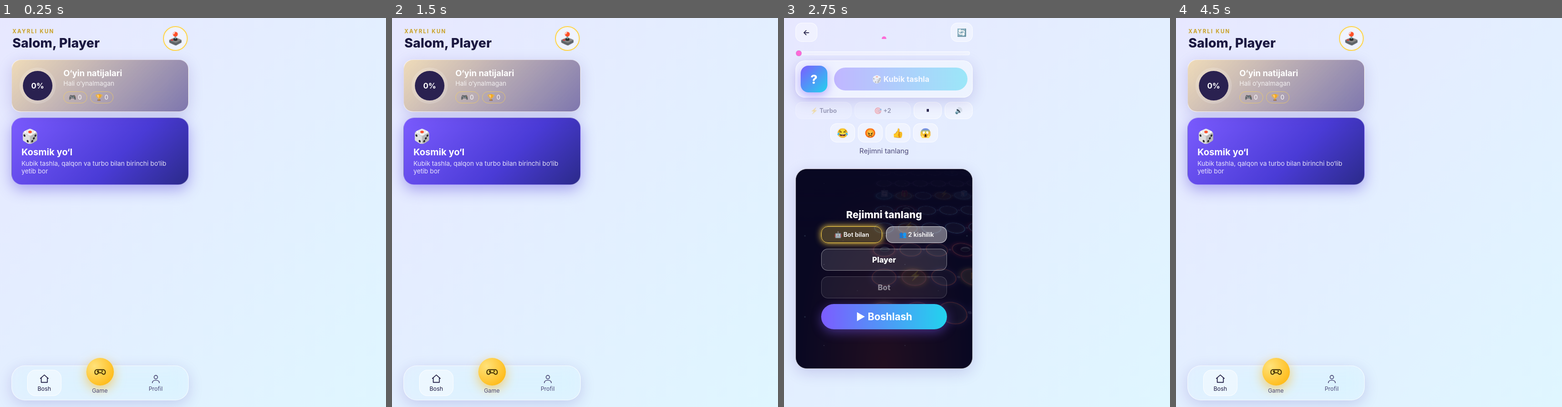
Above: before the commit, frames 1-4 (left to right).
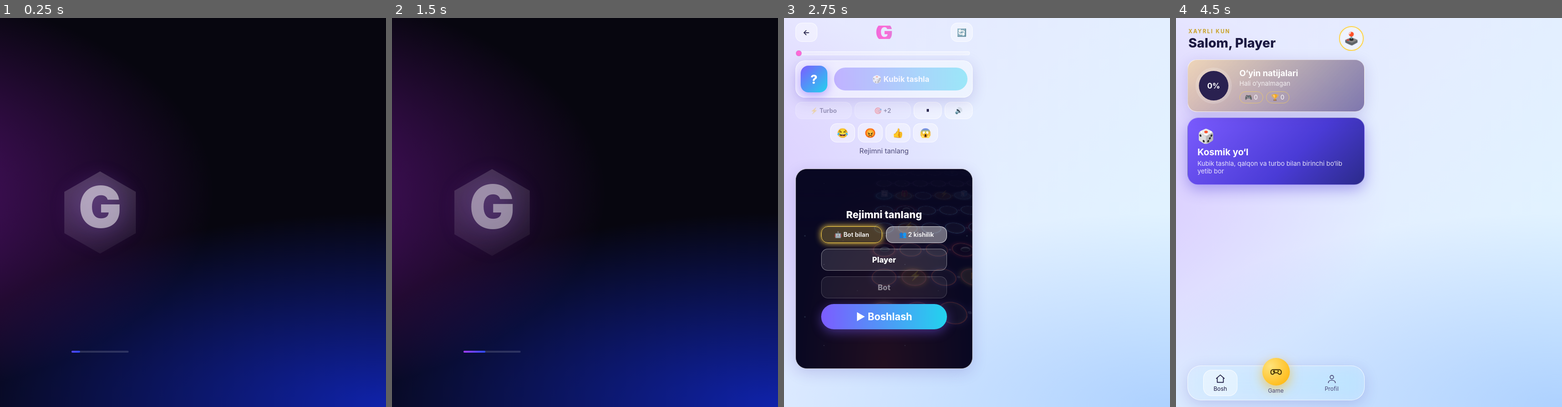
Above: after the commit, the same moments.

Repository: u00950803-lab/Game
Game: browser game, page index.html
The game is run twice, just before and just after one commit, with the same random seed, the same clock (stepped at 60 frames per second) and the same inputs.
Inputs:
- Up to frame 1 (0.25 s): no input
- Up to frame 2 (1.5 s): no input
- Up to frame 3 (2.75 s): click "Game" at 2.47 s
- Up to frame 4 (4.5 s): click "😂" at 3.07 s; click "▶ Boshlash" at 3.27 s; click "🎯 +2 ×2" at 3.67 s; click "←" at 4.27 s

The runs differ from the first frame. In frame 1, 100% of the frame differs, in the area x 0-100%, y 0-100%; in frame 2, 100%; in frame 3, 12%; in frame 4, 13%.

Commit message:
Add files via upload

Diff:
--- a/index.html
+++ b/index.html
@@ -3,7 +3,7 @@
 <head>
 <meta charset="UTF-8">
 <meta name="viewport" content="width=device-width, initial-scale=1, viewport-fit=cover">
-<title>.</title>
+<title>G</title>
 <style>
 :root{
   --bg1:#e9e4ff;--bg2:#dff6ff;--text:#1b1840;--muted:#4d4a78;
@@ -16,7 +16,7 @@
   --glass:rgba(255,255,255,.08);--gb:rgba(255,255,255,.2);--sh:0 8px 30px rgba(0,0,0,.45);color-scheme:dark}}
 :root[data-theme="dark"]{--bg1:#0d0b24;--bg2:#06192b;--text:#f1efff;--muted:#b4b0e0;--glass:rgba(255,255,255,.08);--gb:rgba(255,255,255,.2);--sh:0 8px 30px rgba(0,0,0,.45);color-scheme:dark}
 *{box-sizing:border-box;margin:0;-webkit-tap-highlight-color:transparent}
-body{font-family:"Inter","Segoe UI",system-ui,sans-serif;color:var(--text);background:linear-gradient(135deg,var(--bg1),var(--bg2));min-height:100vh;overflow-x:hidden}
+body{font-family:"Inter","Segoe UI",system-ui,sans-serif;color:var(--text);background:radial-gradient(70% 55% at 0% 45%,var(--gl,rgba(190,120,255,.4)),transparent),radial-gradient(80% 50% at 100% 100%,var(--gr,rgba(80,140,255,.35)),transparent),linear-gradient(135deg,var(--bg1),var(--bg2));background-attachment:fixed;min-height:100vh;overflow-x:hidden}
 .glass{background:var(--glass);backdrop-filter:blur(16px) saturate(160%);-webkit-backdrop-filter:blur(16px) saturate(160%);border:1px solid var(--gb);border-radius:20px;box-shadow:var(--sh)}
 .app{max-width:400px;margin:0 auto;padding:10px 14px 30px;display:grid;gap:9px}
 h1{text-align:center;font-size:3rem;line-height:.6;font-weight:900;background:linear-gradient(90deg,#7c5cff,#ff6bd6,#22d3ee);-webkit-background-clip:text;background-clip:text;color:transparent}
@@ -120,10 +120,22 @@
 .bub.on{animation:pop 1.8s ease-out forwards}
 @keyframes pop{0%{opacity:0;transform:translate(-50%,8px) scale(.4)}15%{opacity:1;transform:translate(-50%,0) scale(1.25)}80%{opacity:1;transform:translate(-50%,-8px) scale(1)}100%{opacity:0;transform:translate(-50%,-16px)}}
 .emos{display:flex;gap:6px;justify-content:center}.emos button{width:52px;height:40px;border-radius:14px;border:1px solid var(--gb);background:var(--glass);font-size:1.2rem;cursor:pointer}.emos button:active{transform:scale(.92)}
+@media (prefers-color-scheme:dark){:root:not([data-theme="light"]){--gl:rgba(170,30,220,.5);--gr:rgba(20,50,255,.55);--bg1:#08070f;--bg2:#0a0a1c}}
+:root[data-theme="dark"]{--gl:rgba(170,30,220,.5);--gr:rgba(20,50,255,.55);--bg1:#08070f;--bg2:#0a0a1c}
+#splash{position:fixed;inset:0;z-index:100;display:grid;place-items:center;background:radial-gradient(70% 55% at 0% 45%,rgba(170,30,220,.55),transparent),radial-gradient(80% 50% at 100% 100%,rgba(20,50,255,.65),transparent),#07060f;transition:opacity .6s,visibility .6s}
+#splash.off{opacity:0;visibility:hidden}
+.hexw{filter:drop-shadow(0 0 22px rgba(160,90,255,.55));animation:pulse 1.6s ease-in-out infinite alternate}
+.hex{width:150px;height:172px;clip-path:polygon(50% 0,100% 25%,100% 75%,50% 100%,0 75%,0 25%);background:linear-gradient(160deg,rgba(255,255,255,.2),rgba(255,255,255,.04));display:grid;place-items:center}
+.hex span{font-size:7.5rem;font-weight:900;line-height:.5;color:rgba(255,255,255,.55);padding-bottom:.18em}
+.sbar{position:absolute;bottom:14%;width:120px;height:4px;border-radius:4px;background:rgba(255,255,255,.15);overflow:hidden}
+.sbar i{display:block;height:100%;width:40%;border-radius:4px;background:linear-gradient(90deg,#a63cff,#2b4bff);animation:ld 1.1s ease-in-out infinite}
+@keyframes ld{from{margin-left:-40%}to{margin-left:100%}}
+@keyframes pulse{to{transform:scale(1.06);opacity:.85}}
 @media(prefers-reduced-motion:reduce){#w,.tok{transition:none}}
 </style>
 </head>
 <body>
+<div id="splash"><div class="hexw"><div class="hex"><span>G</span></div></div><div class="sbar"><i></i></div></div>
 <div class="app" id="menu">
   <div id="mhome">
     <div class="mhead"><div><small>XAYRLI KUN</small><h2>Salom, <span id="hn">Player</span></h2></div><div class="avatar">🕹️</div></div>
@@ -138,7 +150,7 @@
   <nav class="bnav glass"><button class="nv on" id="nh"><svg viewBox="0 0 24 24"><path d="M3 11l9-8 9 8"/><path d="M5 1 …(460 unchanged characters)…
 </div>
 <div class="app" id="game" hidden>
-  <div class="top"><button class="tb" id="bk">←</button><h1>.</h1><button class="tb" id="rs">🔄</button></div>
+  <div class="top"><button class="tb" id="bk">←</button><h1>G</h1><button class="tb" id="rs">🔄</button></div>
   <div class="players" id="pls"></div>
   <div class="mm"><i id="m0"></i><i id="m1"></i></div>
   <div class="ctrl glass"><div id="dice">?</div><button class="btn" id="go" disabled>🎲 Kubik tashla</button></div>
@@ -292,6 +304,7 @@
 $("nh").onclick=function(){tab("h")};$("npr").onclick=function(){tab("p")};
 $("st").onclick=function(){start();who(PL[0].n);try{localStorage.setItem("np_n",PL[0].n)}catch(e){}};
 stats();try{var sn=localStorage.getItem("np_n");if(sn){$("n1").value=sn;who(sn)}}catch(e){}
+setTimeout(function(){var s=$("splash");s.classList.add("off");setTimeout(function(){s.remove()},700)},1800);
 </script>
 </body>
 </html>
